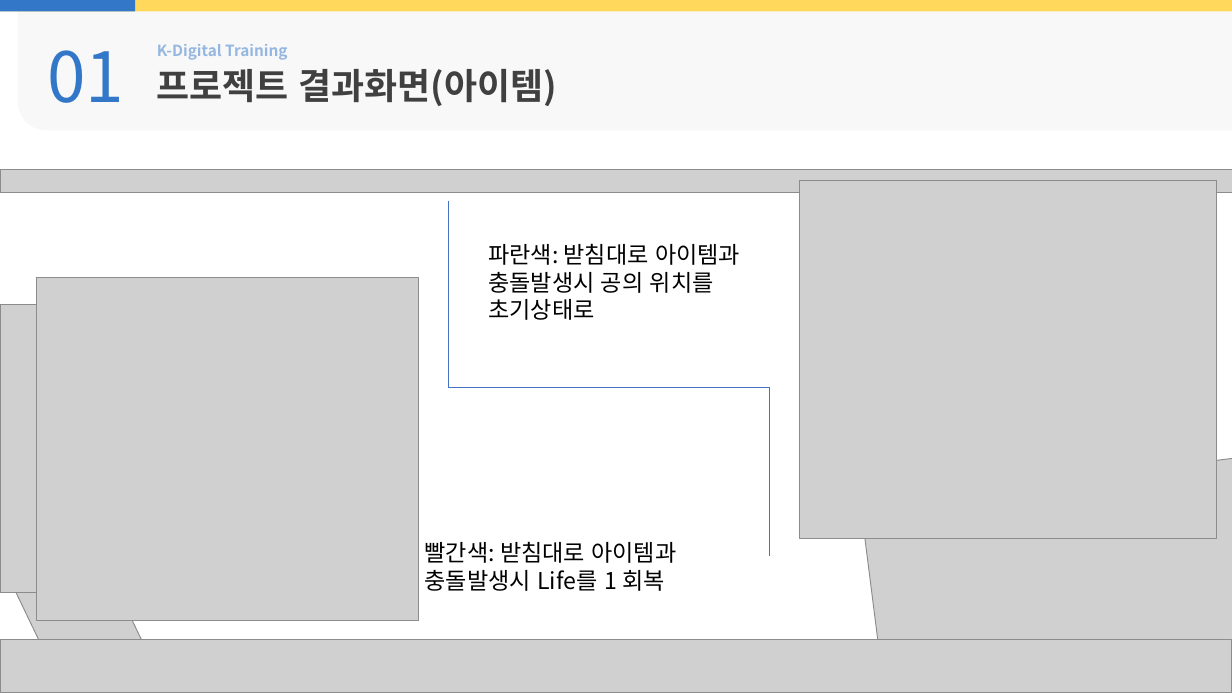
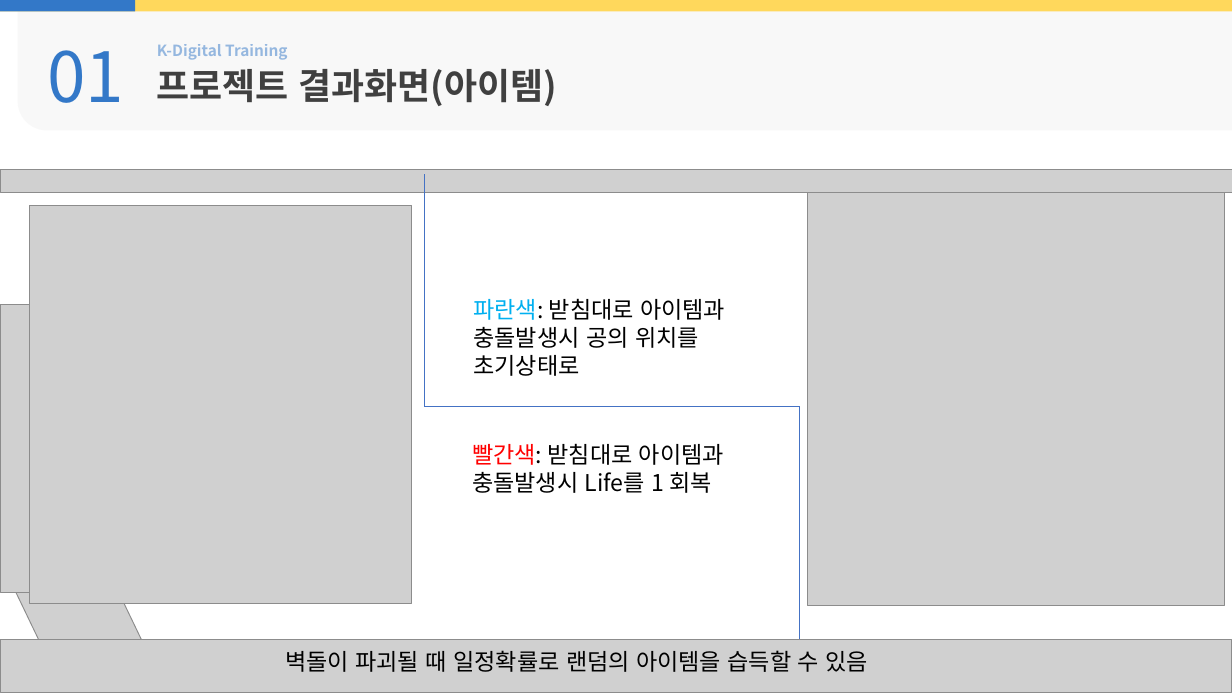
Before and after one commit to rudIsland/KDT_Project_1, a slide deck: slide 9 of 보고서/PPT/결과보고서_6조(벽돌깨기게임).pptx (slide 6 before the commit). Drawn at 1232x693 pixels with LibreOffice and Linux fonts; fonts in the diff are those of the drawing; grey boxes stand for pictures; background and template pictures are left out. Boxes give left, top, right and bottom in pixels: in the first picture for what was removed or moved away, otherwise in the second. Text is boxed around its words. In the diff, an @@ line names an element or a change of style, - is before the commit and + after.

```diff
--- a/보고서/PPT/결과보고서_6조(벽돌깨기게임).pptx
+++ b/보고서/PPT/결과보고서_6조(벽돌깨기게임).pptx
@@ elbow line moved from (449, 201) - (770, 556) to (425, 174) - (799, 640) @@
@@ picture: place and size @@
-picture at [37, 277, 420, 621]
+picture at [30, 205, 412, 604]
@@ picture: place and size @@
-picture at [799, 180, 1216, 539]
+picture at [808, 193, 1225, 605]
@@ text "파란색: 받침대로 아이템과 충돌발생시 공의 ...": place and size @@
-text "파란색: 받침대로 아이템과 충돌발생시 공의 ..." at [488, 243, 740, 320]
+text "파란색: 받침대로 아이템과 충돌발생시 공의 ..." at [473, 298, 725, 376]
@@ text "파란색: 받침대로 아이템과 충돌발생시 공의 ..." at [473, 298, 725, 376]: text colour #000000 to #00B0F0 in "파란색:" @@
@@ text "빨간색: 받침대로 아이템과 충돌발생시 Life를 ...": place and size @@
-text "빨간색: 받침대로 아이템과 충돌발생시 Life를 ..." at [425, 541, 676, 591]
+text "빨간색: 받침대로 아이템과 충돌발생시 Life를 ..." at [472, 443, 724, 493]
@@ text "빨간색: 받침대로 아이템과 충돌발생시 Life를 ..." at [472, 443, 724, 493]: text colour #000000 to #FF0000 in "빨간색:" @@
@@ picture removed at [861, 459, 1232, 693] @@
@@ text added at [285, 650, 869, 672], 18 pt, text #000000 @@
+벽돌이 파괴될 때 일정확률로 랜덤의 아이템을 습득할 수 있음
```
Also in this commit, not shown: 4 other slides changed, 3 slides added, 1 slide removed, 1 other file.
